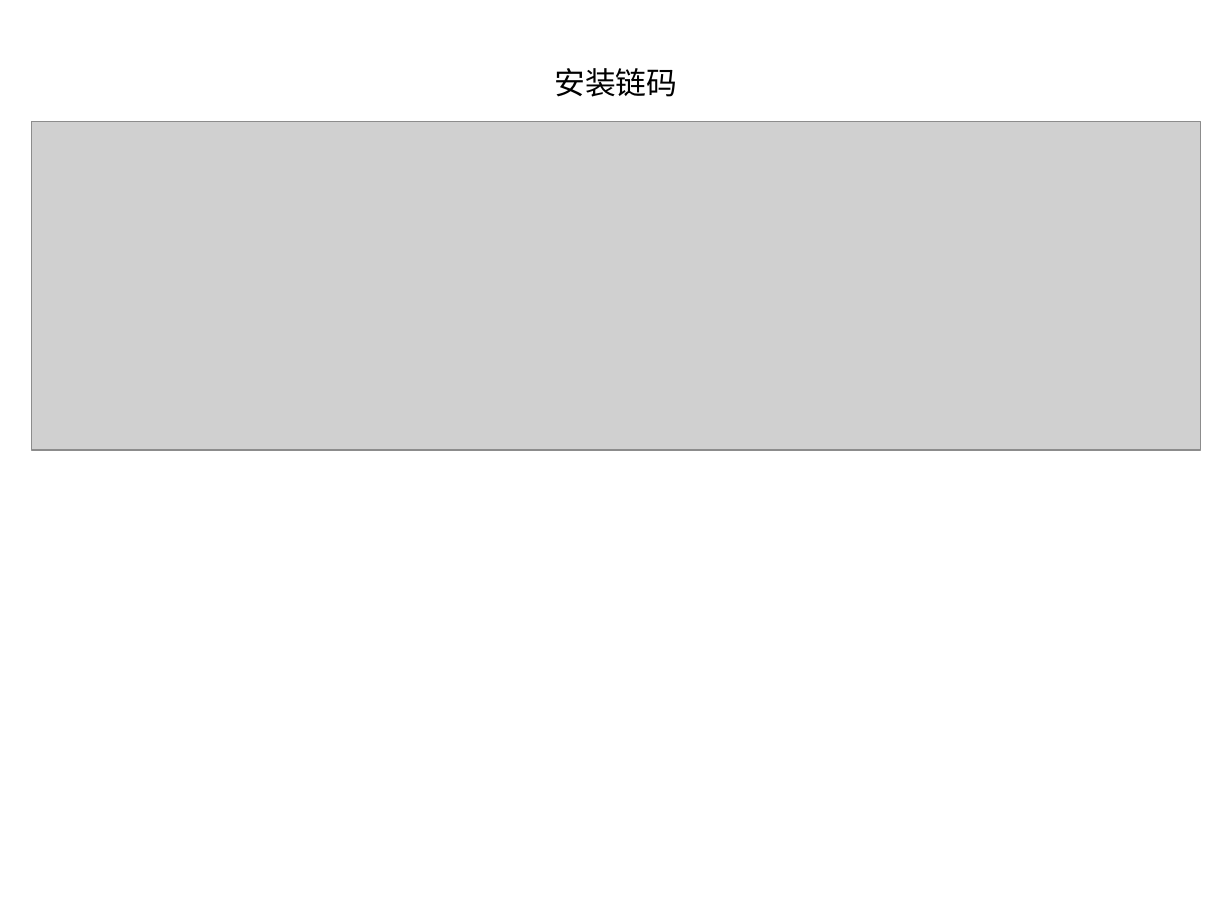
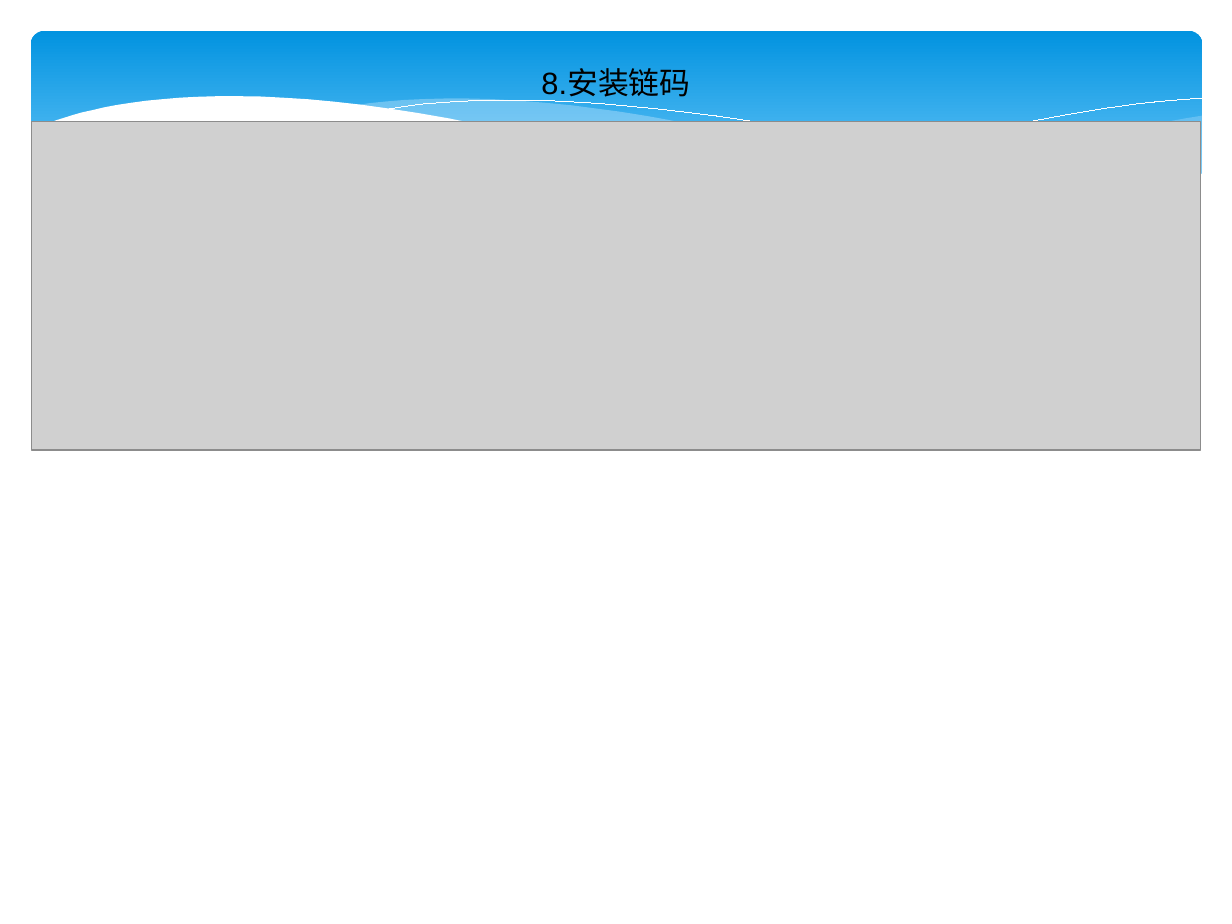
Before and after one commit to 382303784/hyperledger-fabric, a slide deck: slide 18 of fabric.ppt (slide 17 before the commit). Drawn at 1232x924 pixels with LibreOffice and Linux fonts; fonts in the diff are those of the drawing; grey boxes stand for pictures. Boxes give left, top, right and bottom in pixels: in the first picture for what was removed or moved away, otherwise in the second. Text is boxed around its words. In the diff, an @@ line names an element or a change of style, - is before the commit and + after.

```diff
--- a/fabric.ppt
+++ b/fabric.ppt
@@ rounded rectangle added at <box>31,31,1202,223</box>, fill gradient #0293E0 to #83D3FE @@
@@ text at <box>541,70,690,97</box>: text changed @@
-安装链码
+8.安装链码
@@ group added at <box>28,96,1204,276</box>: 5 freeform shapes @@
```
Also in this commit, not shown: 19 other slides changed, 4 slides added, 1 slide removed, 1 other file.
